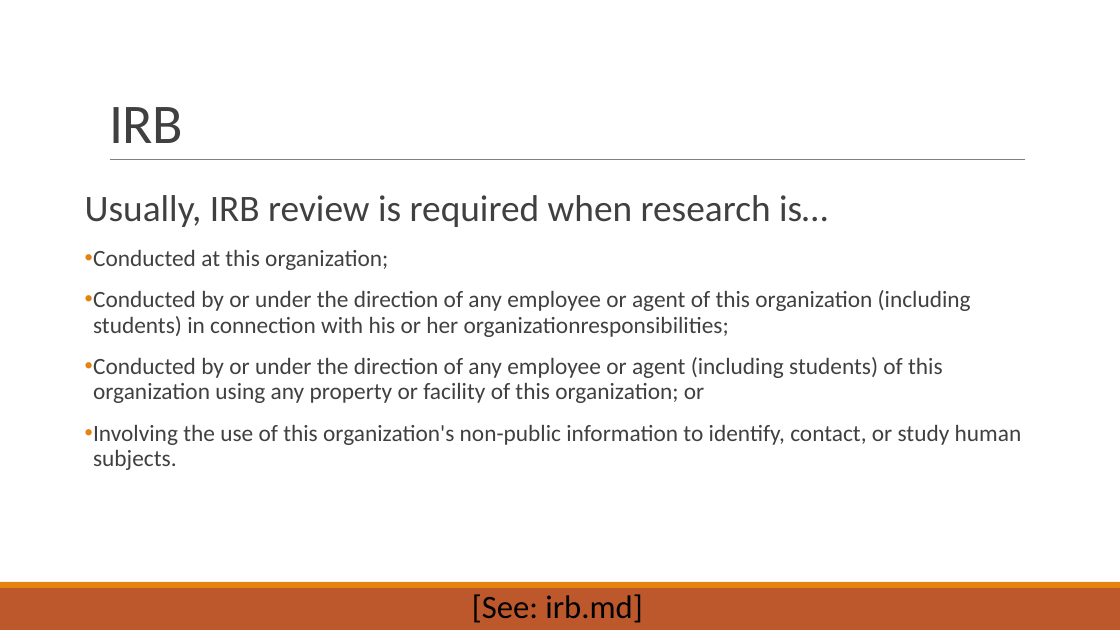
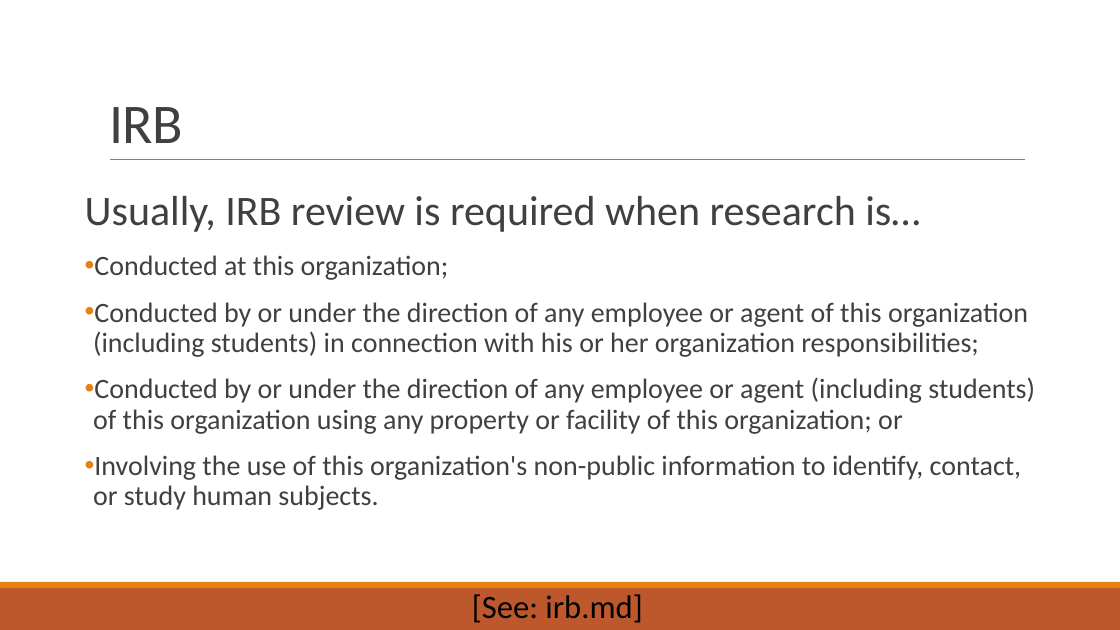
Before and after one commit to dhsouthbend/ethics, a slide deck: slide 11 of slides_ethics.pptx. Drawn at 1120x630 pixels with LibreOffice and Linux fonts; fonts in the diff are those of the drawing. Boxes give left, top, right and bottom in pixels: in the first picture for what was removed or moved away, otherwise in the second. Text is boxed around its words. In the diff, an @@ line names an element or a change of style, - is before the commit and + after.

```diff
--- a/slides_ethics.pptx
+++ b/slides_ethics.pptx
@@ text at [85,196,1035,510]: size 32 to 36 pt in "Usually, IRB review is required when research ..."; size 20 to 24 pt in "Conducted at this organization;", "Conducted by or under the direction of ...", "Involving the use of this organization's non-public ..." @@
@@ text at [93,302,1028,357]: text changed; size 20 to 24 pt @@
-• Conducted by or under the direction of any employee or agent of this organization (including students) in connection with his or her organizationresponsibilities;
+• Conducted by or under the direction of any employee or agent of this organization (including students) in connection with his or her organization responsibilities;
```
Also in this commit, not shown: 12 other slides changed, 2 slides added, 5 slides removed, 1 other file.
